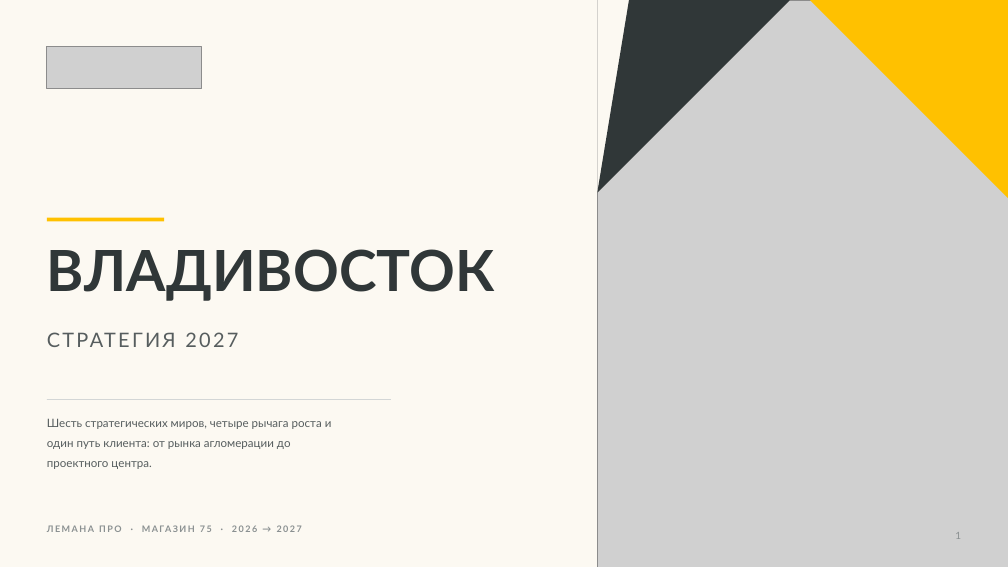
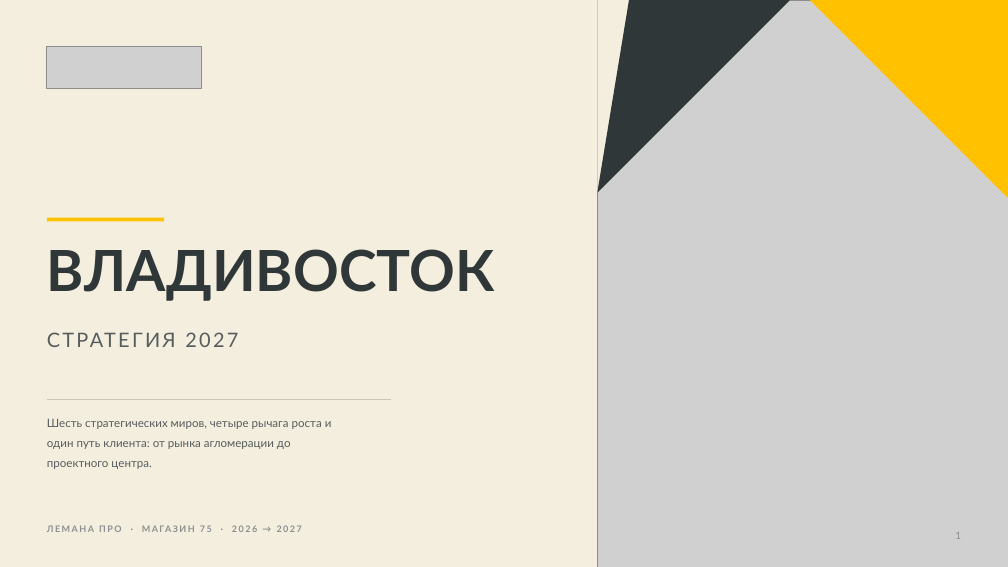
Before and after one commit to dmitrypalych44-ai/power-point, a slide deck: slide 1 of deliverables/deck.pptx. Drawn at 1008x567 pixels with LibreOffice and Linux fonts; fonts in the diff are those of the drawing; grey boxes stand for pictures. Boxes give left, top, right and bottom in pixels: in the first picture for what was removed or moved away, otherwise in the second. Text is boxed around its words. In the diff, an @@ line names an element or a change of style, - is before the commit and + after.

```diff
--- a/deliverables/deck.pptx
+++ b/deliverables/deck.pptx
@@ rectangle at [0,0,1008,567]: fill #FCF9F2 to #F4EEDE @@
@@ freeform shape at [597,0,790,193]: fill #FCF9F2 to #F4EEDE @@
@@ rectangle at [47,399,391,400]: fill #D3D6D6 to #CBC5B4 @@
```
Also in this commit, not shown: 40 other slides changed, 55 other files.
